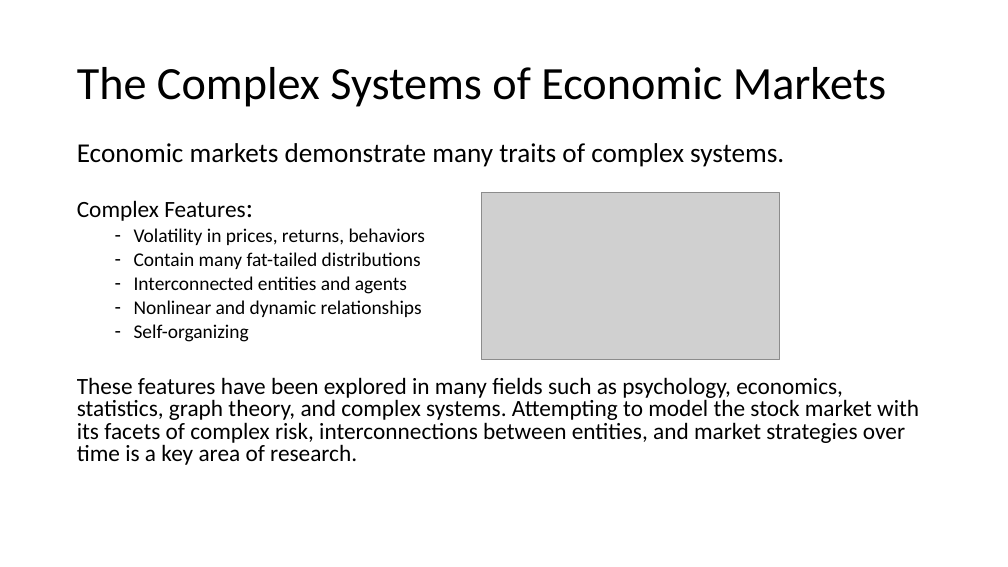
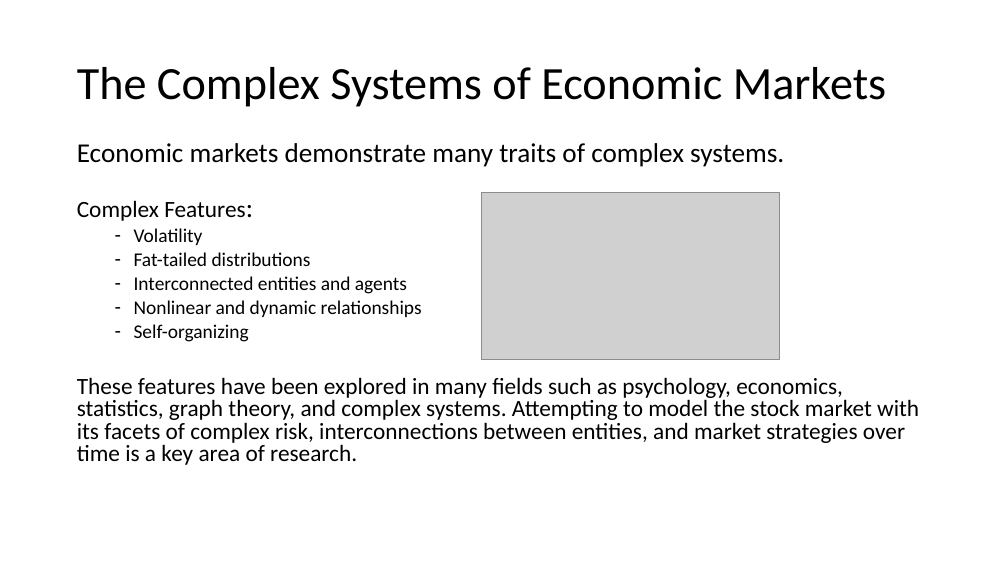
Before and after one commit to rjudy1/ComplexSystemsProject, a slide deck: slide 2 of Project Status Report Final/finalpresentation.pptx. Drawn at 1008x567 pixels with LibreOffice and Linux fonts; fonts in the diff are those of the drawing; grey boxes stand for pictures; background and template pictures are left out. Boxes give left, top, right and bottom in pixels: in the first picture for what was removed or moved away, otherwise in the second. Text is boxed around its words. In the diff, an @@ line names an element or a change of style, - is before the commit and + after.

```diff
--- a/Project Status Report Final/finalpresentation.pptx
+++ b/Project Status Report Final/finalpresentation.pptx
@@ text at box(134, 228, 311, 266): text changed @@
-  – Volatility in prices, returns, behaviors
-  – Contain many fat-tailed distributions
+  – Volatility
+  – Fat-tailed distributions
```
